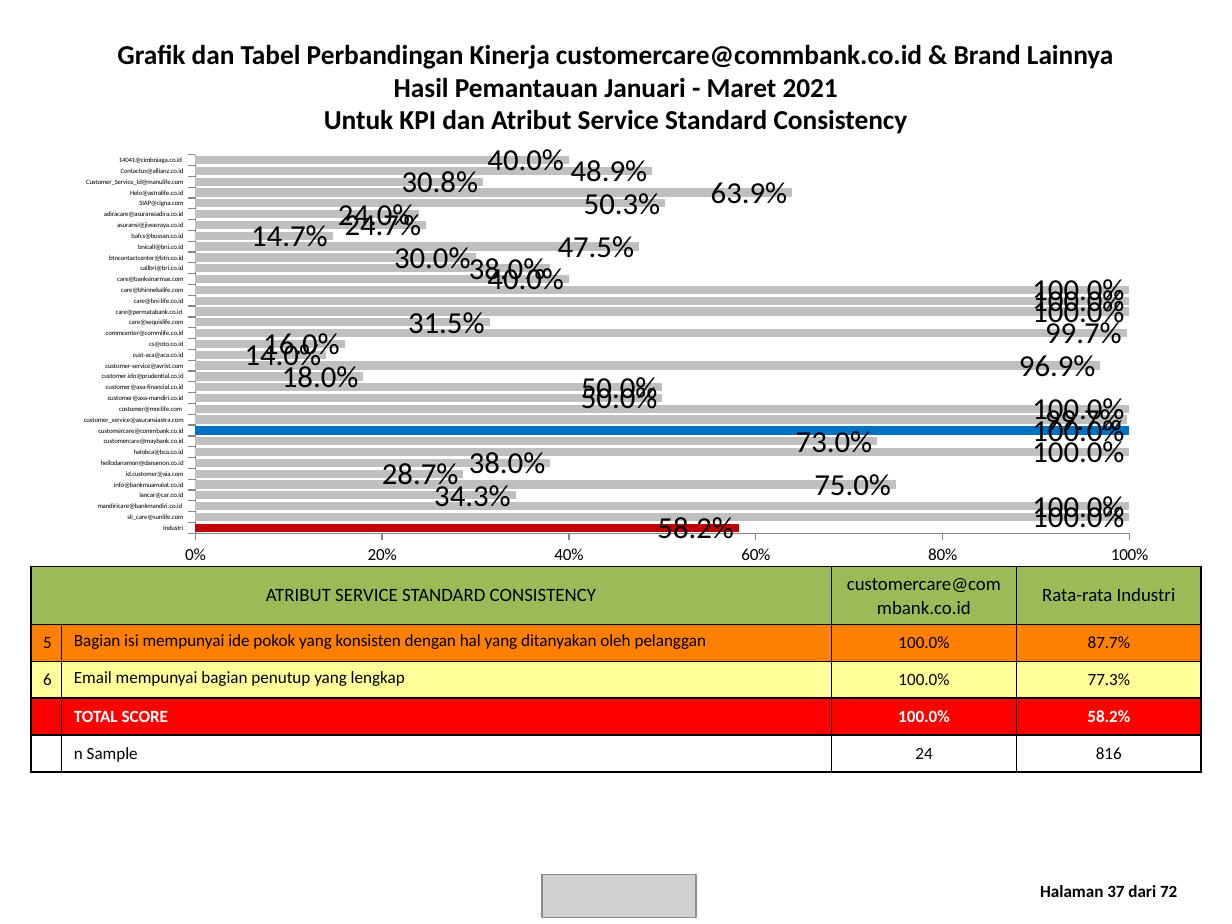
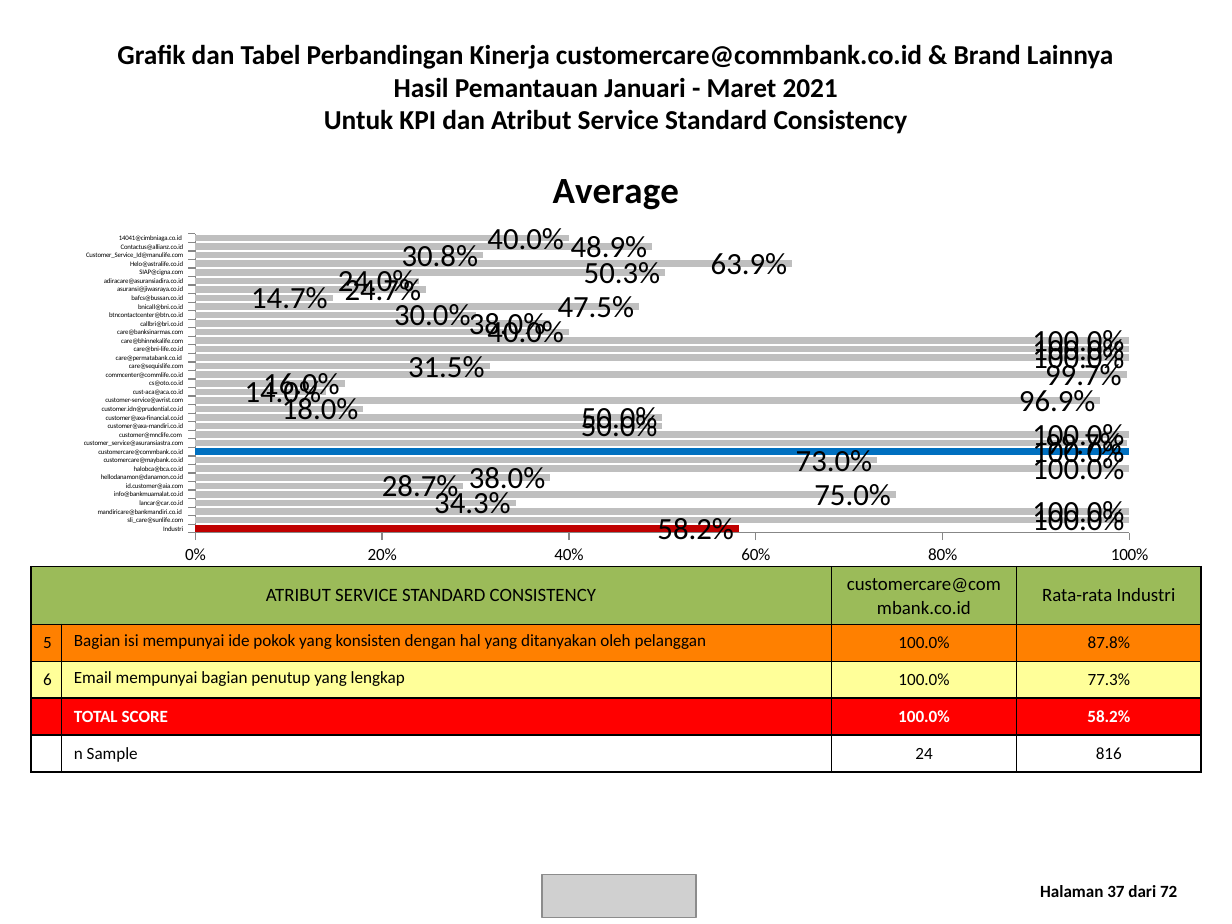
Before and after one commit to datateamFrontier/sei_automation, a slide deck: slide 38 of laporan/Laporan email customercare@commbank.co.id 2021.pptx. Drawn at 1232x924 pixels with LibreOffice and Linux fonts; fonts in the diff are those of the drawing; grey boxes stand for pictures. Boxes give left, top, right and bottom in pixels: in the first picture for what was removed or moved away, otherwise in the second. Text is boxed around its words. In the diff, an @@ line names an element or a change of style, - is before the commit and + after.

```diff
--- a/laporan/Laporan email customercare@commbank.co.id 2021.pptx
+++ b/laporan/Laporan email customercare@commbank.co.id 2021.pptx
@@ bar chart at [62, 142, 1170, 573] @@
@@ title "Average" added @@
-Series 1: 58, 100, 100, 34, 75, 29, 38, 100, 73, 100, 100, 100, 50, 50, 18, 97, 14, 16, 100, 32, 100, 100, 100, 40, 38, 30, 48, 15, 25, 24, 50, 64, 31, 49, 40
+Average: 58, 100, 100, 34, 75, 29, 38, 100, 73, 100, 100, 100, 50, 50, 18, 97, 14, 16, 100, 32, 100, 100, 100, 40, 38, 30, 48, 15, 25, 24, 50, 64, 31, 49, 40
@@ table at [31, 567, 1201, 766] @@
-row 2, column 4: 87.7%
+row 2, column 4: 87.8%
```
Also in this commit, not shown: 39 other slides changed, 44 other files.
